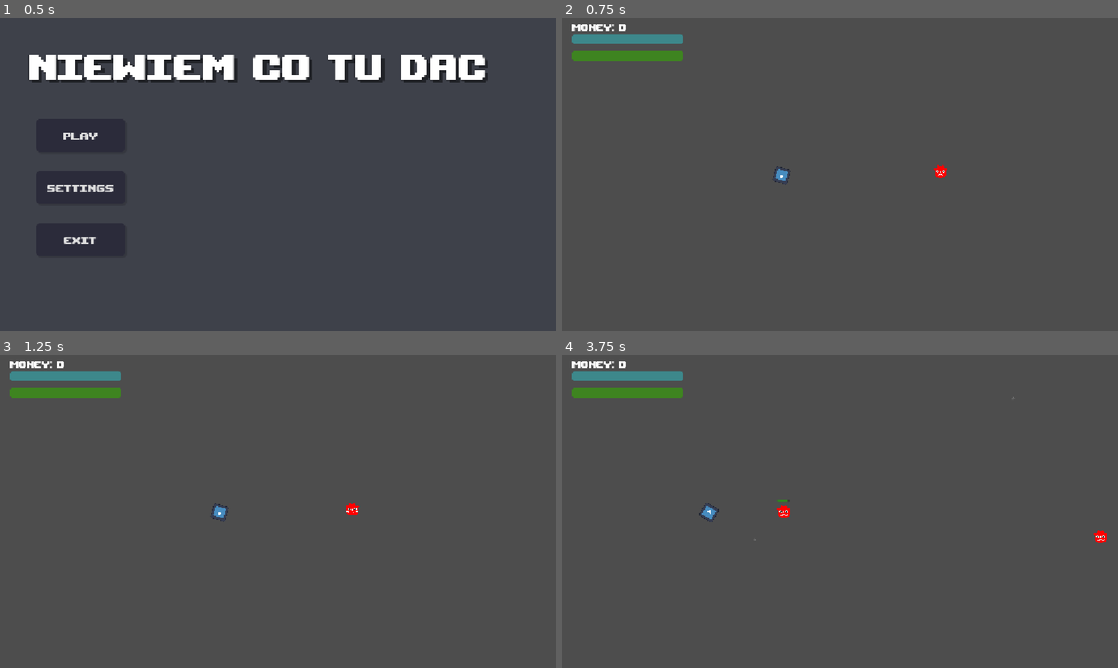
Above: before the commit, frames 1-4 (two rows, left to right).
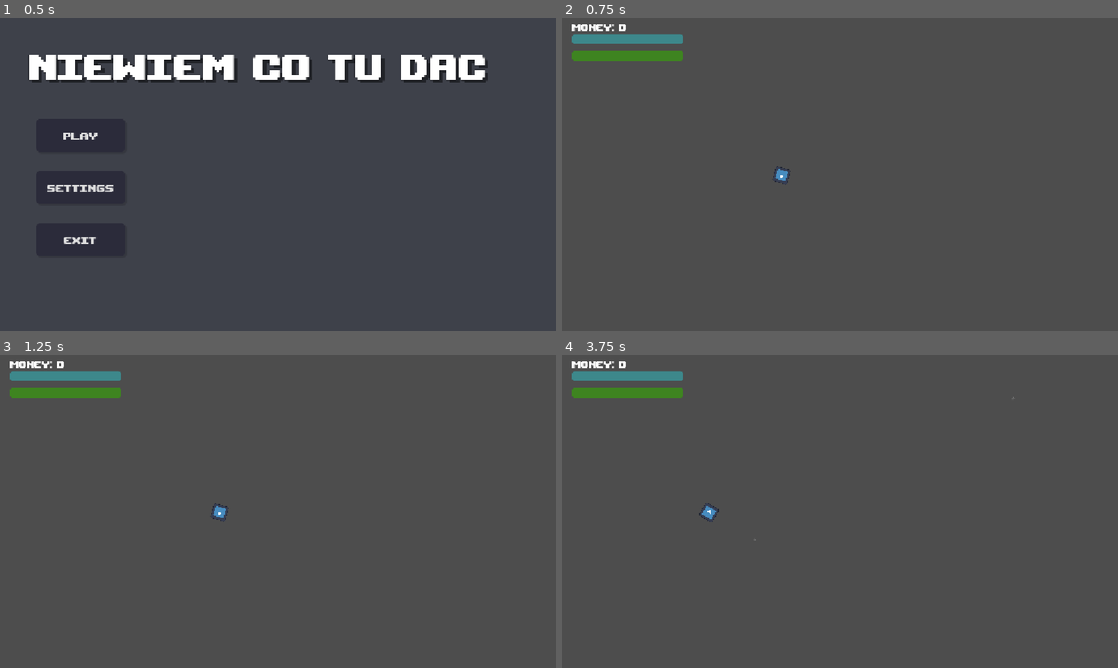
Above: after the commit, the same moments.

Repository: kamil-krecisz/TopDown-Shooting-Game
Game: Godot game, scene res://Scenes/main_menu.tscn
Same seed, same stepped clock (60 frames per second), same inputs: the game is played once before the commit and once after it. The engine's default icon, where the game draws it, is replaced by a stand-in: a white triangle on a blue panel in a dark square.
Inputs (mouse positions are in pixels of both pictures, inside the frame that each line leads up to):
- Up to frame 1 (0.5 s): no input
- Up to frame 2 (0.75 s): click "Play" at 0.5 s
- Up to frame 3 (1.25 s): no input
- Up to frame 4 (3.75 s): move the mouse to (962, 495) at 1.27 s; click (962, 495) at 1.35 s; move the mouse to (728, 527) at 2.02 s; hold A (A_down) 2.03-2.78 s; click (728, 527) at 2.1 s; move the mouse to (895, 442) at 2.77 s; click (895, 442) at 2.85 s; move the mouse to (812, 574) at 3.52 s; click (812, 574) at 3.6 s

Frame 1 is identical in both runs. In frame 2, less than 0.1% of the frame differs, in the area x 66-70%, y 46-52%; in frame 3, less than 0.1%; in frame 4, 0.2%, in the area x 38-98%, y 46-60%.

Commit message:
Commit 10th - Added wave functionality for enemies

Diff:
--- a/Scenes/Main.tscn
+++ b/Scenes/Main.tscn
@@ -4,15 +4,54 @@
 [ext_resource type="Script" uid="uid://bcbji3ymhh0yk" path="res://Scripts/screen_canvas.gd" id="2_pbw6q"]
 [ext_resource type="PackedScene" uid="uid://dq1gy3mrguy0p" path="res://Scenes/player.tscn" id="2_rgh2o"]
 [ext_resource type="Script" uid="uid://dvcmuscfrraou" path="res://Scripts/camera_2d.gd" id="2_v1gob"]
-[ext_resource type="PackedScene" uid="uid://qg0mt48njdla" path="res://Scenes/enemy.tscn" id="4_rgh2o"]
 [ext_resource type="FontFile" uid="uid://d22lpv7e76hh4" path="res://Fonts/upheavtt.ttf" id="4_v1gob"]
 [ext_resource type="PackedScene" uid="uid://cdafinrff8bx2" path="res://Scenes/pause_menu.tscn" id="7_jw32o"]
 
+[sub_resource type="StyleBoxFlat" id="StyleBoxFlat_jw32o"]
+bg_color = Color(0.19, 0.19, 0.19, 0.3137255)
+
 [sub_resource type="Curve2D" id="Curve2D_rgh2o"]
 _data = {
-"points": PackedVector2Array(0, 0, 0, 0, 1125, 10, 0, 0, 0, 0, 1125, 600)
+"points": PackedVector2Array(0, 0, 0, 0, 1125, 10, 0, 0, 0, 0, 1125, 600, 0, 0, 0, 0, 1124, 638, 0, 0, 0, 0, 6, 644, 0, 0, 0, 0, 16, 21, 0, 0, 0, 0, 1121, 12)
 }
-point_count = 2
+point_count = 6
+
+[sub_resource type="Animation" id="Animation_jw32o"]
+length = 0.001
+tracks/0/type = "value"
+tracks/0/imported = false
+tracks/0/enabled = true
+tracks/0/path = NodePath("ScreenCanvas/WaveIdentifier:modulate")
+tracks/0/interp = 1
+tracks/0/loop_wrap = true
+tracks/0/keys = {
+"times": PackedFloat32Array(0),
+"transitions": PackedFloat32Array(1),
+"update": 0,
+"values": [Color(1, 1, 1, 1)]
+}
+
+[sub_resource type="Animation" id="Animation_50glp"]
+resource_name = "WaveIdentifierAni"
+length = 2.6
+tracks/0/type = "value"
+tracks/0/imported = false
+tracks/0/enabled = true
+tracks/0/path = NodePath("ScreenCanvas/WaveIdentifier:modulate")
+tracks/0/interp = 1
+tracks/0/loop_wrap = true
+tracks/0/keys = {
+"times": PackedFloat32Array(0, 0.3, 2.3, 2.6),
+"transitions": PackedFloat32Array(1, 1, 1, 1),
+"update": 0,
+"values": [Color(1, 1, 1, 0), Color(1, 1, 1, 1), Color(1, 1, 1, 1), Color(1, 1, 1, 0)]
+}
+
+[sub_resource type="AnimationLibrary" id="AnimationLibrary_vy5pj"]
+_data = {
+&"RESET": SubResource("Animation_jw32o"),
+&"WaveIdentifierAni": SubResource("Animation_50glp")
+}
 
 [node name="Main" type="Node2D" unique_id=1941816599]
 script = ExtResource("1_kln2b")
@@ -53,7 +92,23 @@
 value = 50.0
 show_percentage = false
 
-[node name="pause_menu" parent="ScreenCanvas" unique_id=1636271020 instance=ExtResource("7_jw32o")]
+[node name="WaveIdentifier" type="Panel" parent="ScreenCanvas" unique_id=2012267241]
+visible = false
+offset_right = 1152.0
+offset_bottom = 648.0
+theme_override_styles/panel = SubResource("StyleBoxFlat_jw32o")
+
+[node name="WaveLabel" type="Label" parent="ScreenCanvas/WaveIdentifier" unique_id=1662791303]
+texture_filter = 1
+layout_mode = 0
+offset_left = 444.0
+offset_top = 288.0
+offset_right = 708.0
+offset_bottom = 360.0
+theme_override_fonts/font = ExtResource("4_v1gob")
+theme_override_font_sizes/font_size = 80
+text = "WAVE: 1"
+horizontal_alignment = 1
 
 [node name="TimeLeftBar" type="ProgressBar" parent="ScreenCanvas" unique_id=1184410977]
 visible = false
@@ -68,14 +123,14 @@
 [node name="Timer" type="Timer" parent="ScreenCanvas/TimeLeftBar" unique_id=1916328970]
 one_shot = true
 
+[node name="pause_menu" parent="ScreenCanvas" unique_id=1636271020 instance=ExtResource("7_jw32o")]
+visible = false
+
 [node name="Player" parent="." unique_id=708830804 instance=ExtResource("2_rgh2o")]
 position = Vector2(455, 326)
 
 [node name="Muzzle" type="Node2D" parent="Player" unique_id=1131494565]
 position = Vector2(23, 0)
-
-[node name="Enemy" parent="." unique_id=1528413759 groups=["enemy"] instance=ExtResource("4_rgh2o")]
-position = Vector2(795, 317)
 
 [node name="SpawnPath" type="Path2D" parent="." unique_id=738420175]
 curve = SubResource("Curve2D_rgh2o")
@@ -84,15 +139,13 @@
 position = Vector2(1125, 10)
 rotation = 1.5707964
 
-[node name="MobSpawnTimer" type="Timer" parent="." unique_id=595328825]
-wait_time = 3.0
-autostart = true
+[node name="AnimationPlayer" type="AnimationPlayer" parent="." unique_id=1489567010]
+libraries/ = SubResource("AnimationLibrary_vy5pj")
 
+[connection signal="which_wave" from="." to="ScreenCanvas" method="_on_which_wave"]
 [connection signal="upgrade_bought" from="ScreenCanvas/pause_menu" to="ScreenCanvas" method="_on_pause_menu_upgrade_bought"]
 [connection signal="upgrade_bought" from="ScreenCanvas/pause_menu" to="Player" method="_on_pause_menu_upgrade_bought"]
 [connection signal="health_change" from="Player" to="ScreenCanvas" method="_on_player_health_change"]
 [connection signal="stamina_change" from="Player" to="ScreenCanvas" method="_on_player_stamina_change"]
 [connection signal="stamina_change" from="Player" to="ScreenCanvas/StaminaBar" method="_on_player_stamina_change"]
 [connection signal="taking_damage_shake" from="Player" to="Camera2D" method="_on_player_taking_damage"]
-[connection signal="on_death" from="Enemy" to="ScreenCanvas" method="_on_enemy_death"]
-[connection signal="timeout" from="MobSpawnTimer" to="." method="_on_mob_spawn_timer_timeout"]
--- a/Scripts/camera_2d.gd
+++ b/Scripts/camera_2d.gd
@@ -21,5 +21,4 @@
 
 
 func _on_player_taking_damage():
-	print(rng.randf_range(-shake_strength,shake_strength))
 	apply_shake()
--- a/Scripts/enemy.gd
+++ b/Scripts/enemy.gd
@@ -45,7 +45,7 @@
 	elif body.is_in_group("player") && can_attack == false:
 		can_attack = true
 func attack(body):
-	body.take_damage(7.5)
+	body.take_damage(10)
 	await get_tree().create_timer(2).timeout
 	_on_attack_body_entered(body)
 
--- a/Scripts/main.gd
+++ b/Scripts/main.gd
@@ -1,9 +1,41 @@
 extends Node2D
 @onready var spawn_location: PathFollow2D = $SpawnPath/SpawnLocation
+@onready var animation_player: AnimationPlayer = $AnimationPlayer
 var enemy = preload("res://Scenes/enemy.tscn")
 
 
-func _on_mob_spawn_timer_timeout():
+
+signal which_wave(which: int)
+
+var can_check = false
+var time_between_waves = 10
+
+var wave = 0
+var wave_count = 5
+var enemy_count = 10
+
+func _ready():
+	next_wave()
+
+func _process(_delta):
+	await get_tree().create_timer(11).timeout
+	if get_tree().get_node_count_in_group("enemy") == 0 && can_check == true:
+		next_wave()
+
+func next_wave():
+	can_check = false
+	wave += 1
+	await get_tree().create_timer(time_between_waves).timeout
+	which_wave.emit(wave)
+	animation_player.play("WaveIdentifierAni")
+	for enemies in enemy_count:
+		spawn_enemy()
+		await get_tree().create_timer(2).timeout
+	enemy_count += 2
+	time_between_waves += 2
+	can_check = true
+
+func spawn_enemy():
 	var enemy_spawn = enemy.instantiate()
 	enemy_spawn.add_to_group("enemy")
 	var enemy_spawn_location = spawn_location
--- a/Scripts/pause_menu.gd
+++ b/Scripts/pause_menu.gd
@@ -58,7 +58,6 @@
 
 func _on_resume_button_pressed():
 	audio_player.play()
-	#await get_tree().create_timer(0.05).timeout
 	resume()
 
 
@@ -91,7 +90,7 @@
 	audio_player.play()
 	if money >= 500:
 		money -= 500
-		upgrade_bought.emit(500, 2, 60)
+		upgrade_bought.emit(500, 1.6, 60)
 	elif money < 500:
 		$ShopPanel/KotletLabel/NomLabel.visible = true
 		animation_player.play("NomFade")
--- a/Scripts/player.gd
+++ b/Scripts/player.gd
@@ -9,7 +9,7 @@
 
 @export var stamina = 100.0
 @export var health = 100.0
-var health_regeneration = 1.5
+var health_regeneration = 1.0
 var sprint_value = 1
 var can_sprint = true
 signal stamina_change(new_stamina_value)
@@ -88,5 +88,4 @@
 
 
 func _on_upgrade_timer_timeout():
-	print("end")
 	upgraded_speed = 1
--- a/Scripts/screen_canvas.gd
+++ b/Scripts/screen_canvas.gd
@@ -35,3 +35,8 @@
 	$TimeLeftBar/Timer.wait_time = time
 	$TimeLeftBar.visible = true
 	$TimeLeftBar/Timer.start()
+
+
+func _on_which_wave(which: int):
+	$WaveIdentifier.visible = true
+	$WaveIdentifier/WaveLabel.text = "WAVE: " + str(which)
